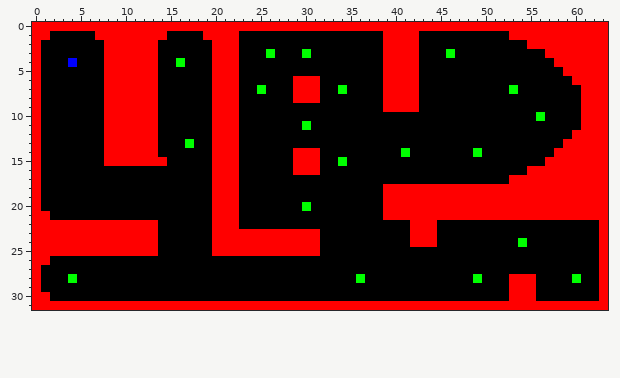
Two versions of one pixel-art sprite, Resource/Levels/level02.png. That is the earlier state.
The file is 64x32 pixels.
The result:
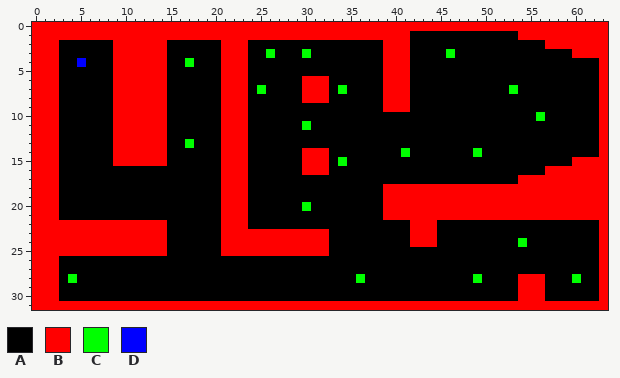
Palette (. is transparent): A #000000  B #ff0000  C #00ff00  D #0000ff
Changes in this commit:
Changed rows in their new state; - is an unchanged pixel.
first column x 1:
 1 -BBBBB--------BBBB----BBBBBBBBBBBBBBBB---A----------A---------
 2 BB-----A-----B-----A--B------------------A------------AA------
 3 BB-----A-----B-----A--B------------------A--------------AAA---
 4 BB-AD--A-----B-AC--A--B------------------A---------------AAAAA
 5 BB-----A-----B-----A--B------------------A----------------AAAA
 6 BB-----A-----B-----A--B-----A--B---------A-----------------AAA
 7 BB-----A-----B-----A--B-----A--B---------A------------------AA
 8 BB-----A-----B-----A--B-----A--B---------A------------------AA
 9 BB-----A-----B-----A--B------------------A------------------AA
10 BB-----A-----B-----A--B-------------------------------------AA
11 BB-----A-----B-----A--B-------------------------------------AA
12 BB-----A-----B-----A--B------------------------------------AAA
13 BB-----A-----B-----A--B-----------------------------------AAAA
14 BB-----A-----B-----A--B-----A--B-------------------------AAAAA
15 BB-----A-----------A--B-----A--B------------------------AAA---
16 BB-----------------A--B-----A--B----------------------AA------
17 BB-----------------A--B-----------------------------A---------
18 BB-----------------A--B---------------------------------------
19 BB-----------------A--B---------------------------------------
20 BB-----------------A--B---------------------------------------
21 -B-----------------A--B---------------------------------------
22 -------------B-----A--B---------------------------------------
23 -------------B-----A-----------B------------------------------
24 -------------B-----A-----------B------------------------------
25 -------------B-----A-----------B------------------------------
26 -B------------------------------------------------------------
27 BB------------------------------------------------------------
28 BB--------------------------------------------------A--B------
29 BB--------------------------------------------------A--B------
30 -B--------------------------------------------------A--B------
Boxes around the changes in both pictures, in picture pixels (x1, y1, x2, y2):
changed: (41, 31, 113, 301)
changed: (158, 31, 383, 256)
changed: (410, 31, 419, 112)
changed: (509, 31, 599, 184)
changed: (509, 274, 545, 301)
